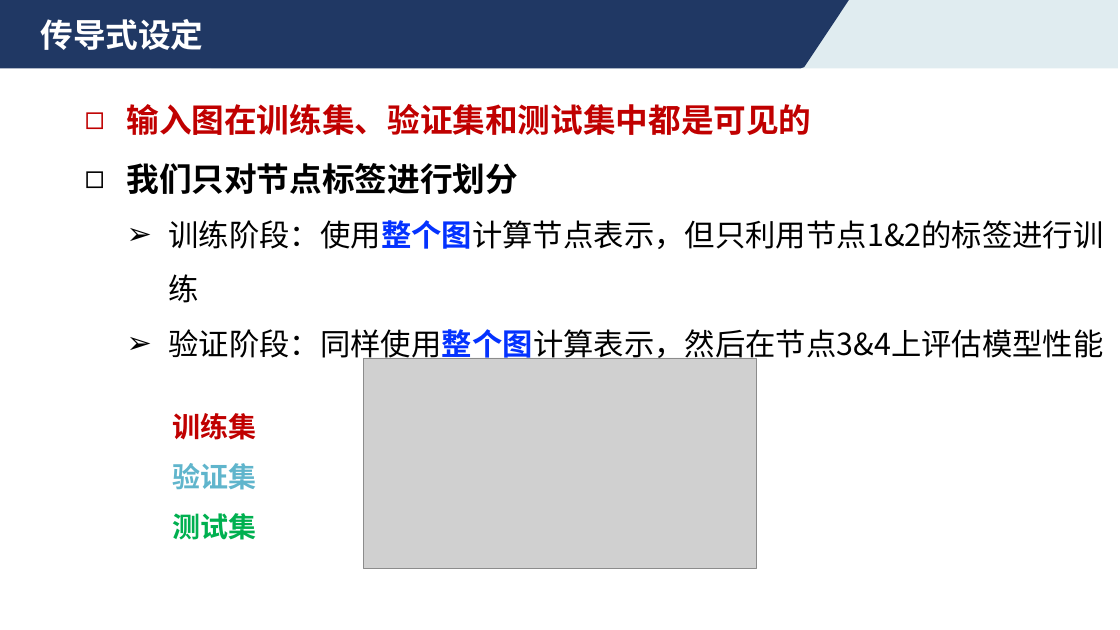
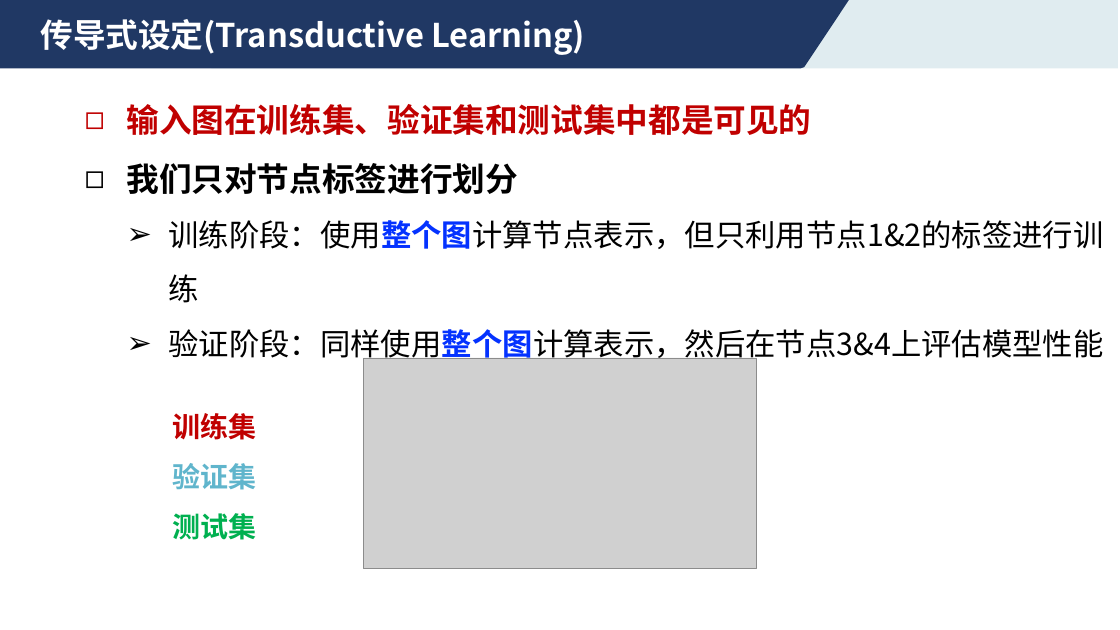
Before and after one commit to ustc-aicourse/ustc-aicourse.github.io, a slide deck: slide 37 of course-materials/theory/2026-10-12/4.4 图神经网络.pptx (slide 34 before the commit). Drawn at 1120x630 pixels with LibreOffice and Linux fonts; fonts in the diff are those of the drawing; grey boxes stand for pictures. Boxes give left, top, right and bottom in pixels: in the first picture for what was removed or moved away, otherwise in the second. Text is boxed around its words. In the diff, an @@ line names an element or a change of style, - is before the commit and + after.

```diff
--- a/course-materials/theory/2026-10-12/4.4 图神经网络.pptx
+++ b/course-materials/theory/2026-10-12/4.4 图神经网络.pptx
@@ text at <box>40,19,585,55</box>: text changed @@
-传导式设定
+传导式设定(Transductive Learning)
```
Also in this commit, not shown: 1 other slide changed, 5 slides added, 2 other files.
